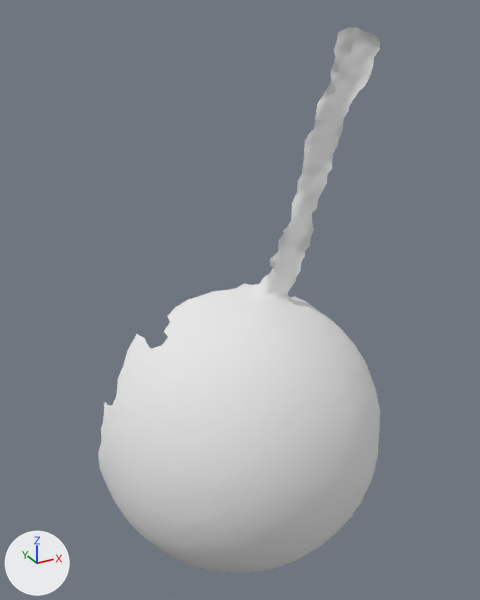
An edit to the OBJ model res/pendulum_horizontal/Pendulum_horizontal.000030.obj, drawn before and after from the same camera.
Before and after are seen from a 50 mm lens placed at (-319.0, -197.0, 406.0), pointed at (-50.0, 292.0, 162.0). Every picture has the same lights, and +X, +Y and +Z are marked at lower left. Where no turn or scale is listed for an object, it has been applied to the vertices.

Objects in the first picture: 'Pendulum_horizontal.000030'.
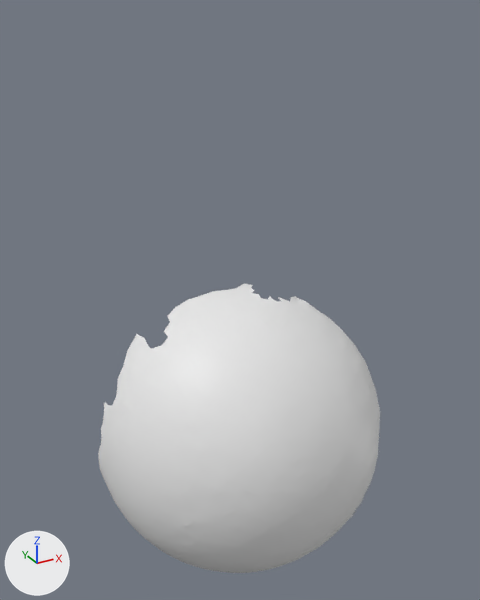
Location of each change, (x1, y1, x2, y2) in pixels of the pictures (480 x 600 px):
'Pendulum_horizontal.000030', reshaped (47% shorter): before (98, 27, 380, 573); after (98, 284, 380, 573)
part 1 of me_pendulum_horizontal_000030, deleted: before (252, 27, 380, 302)

Patch to the scene script:
```diff
--- a/res/pendulum_horizontal/Pendulum_horizontal.000030.obj.py
+++ b/res/pendulum_horizontal/Pendulum_horizontal.000030.obj.py
@@ me_pendulum_horizontal_000030 @@
 # used by ob_pendulum_horizontal_000030; location = (0.0, 0.0, 0.0)
-me_pendulum_horizontal_000030.from_pydata(...)  # 5352 vertices, 10529 faces; spans x -183.0..102.0, y 177.0..360.0, z -141.0..392.0
-me_pendulum_horizontal_000030.materials.append(mat_pendulum_horizontal_000030)  # white #e7e7e7
+me_pendulum_horizontal_000030.from_pydata(...)  # 4894 vertices, 9683 faces; spans x -183.0..102.0, y 177.0..360.0, z -141.0..155.0
+# me_pendulum_horizontal_000030 part 1: 458 vertices removed from x -17.0..59.0, y 255.0..321.0, z 152.0..392.0
```
